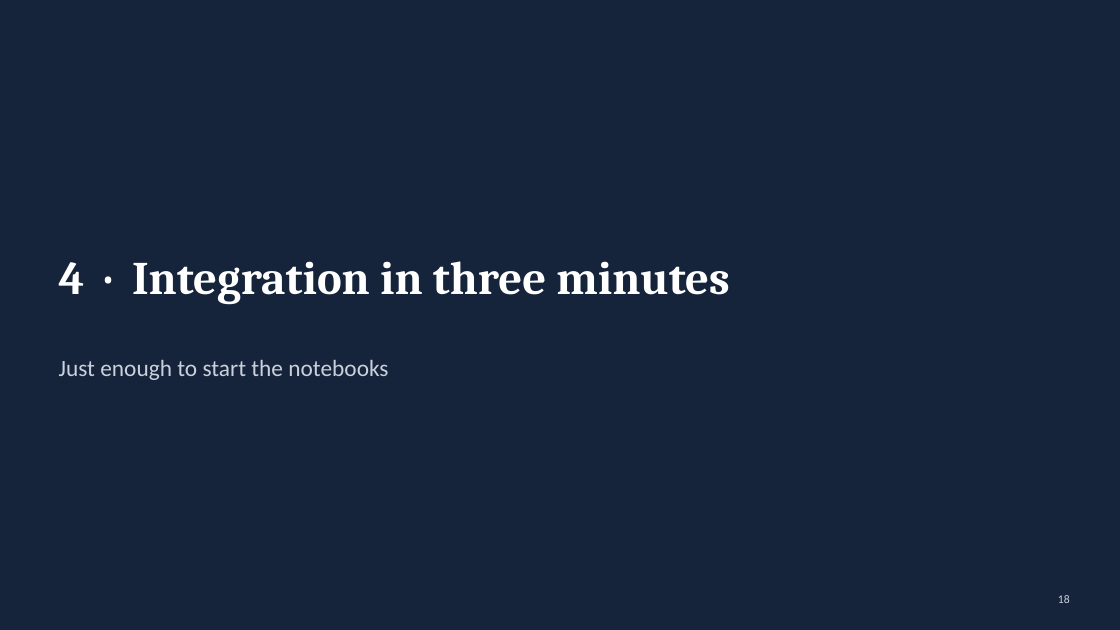
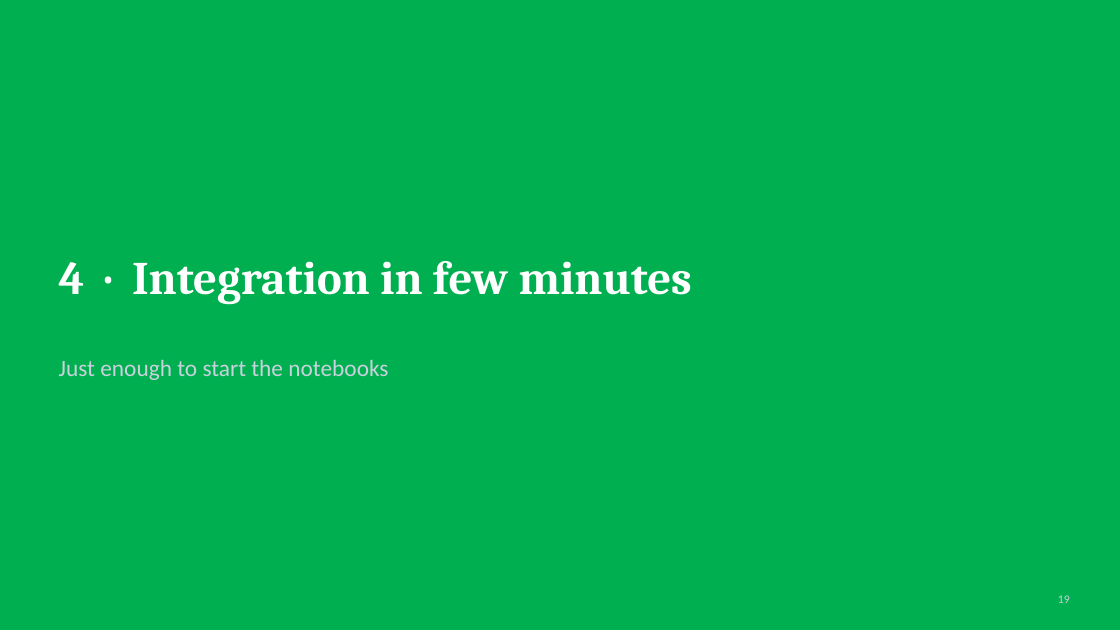
Before and after one commit to biosustain/dsp_multiomics_workshop, a slide deck: slide 19 of slides/01_workshop_introduction.pptx (slide 18 before the commit). Drawn at 1120x630 pixels with LibreOffice and Linux fonts; fonts in the diff are those of the drawing. Boxes give left, top, right and bottom in pixels: in the first picture for what was removed or moved away, otherwise in the second. Text is boxed around its words. In the diff, an @@ line names an element or a change of style, - is before the commit and + after.

```diff
--- a/slides/01_workshop_introduction.pptx
+++ b/slides/01_workshop_introduction.pptx
@@ background #15233B to #00B050 @@
@@ title at (59,261,692,304): text changed @@
-4 · Integration in three minutes
+4 · Integration in few minutes
@@ page number at (1058,595,1070,603): text changed @@
-18
+19
```
Also in this commit, not shown: 11 other slides changed, 2 slides added, 2 slides removed.
